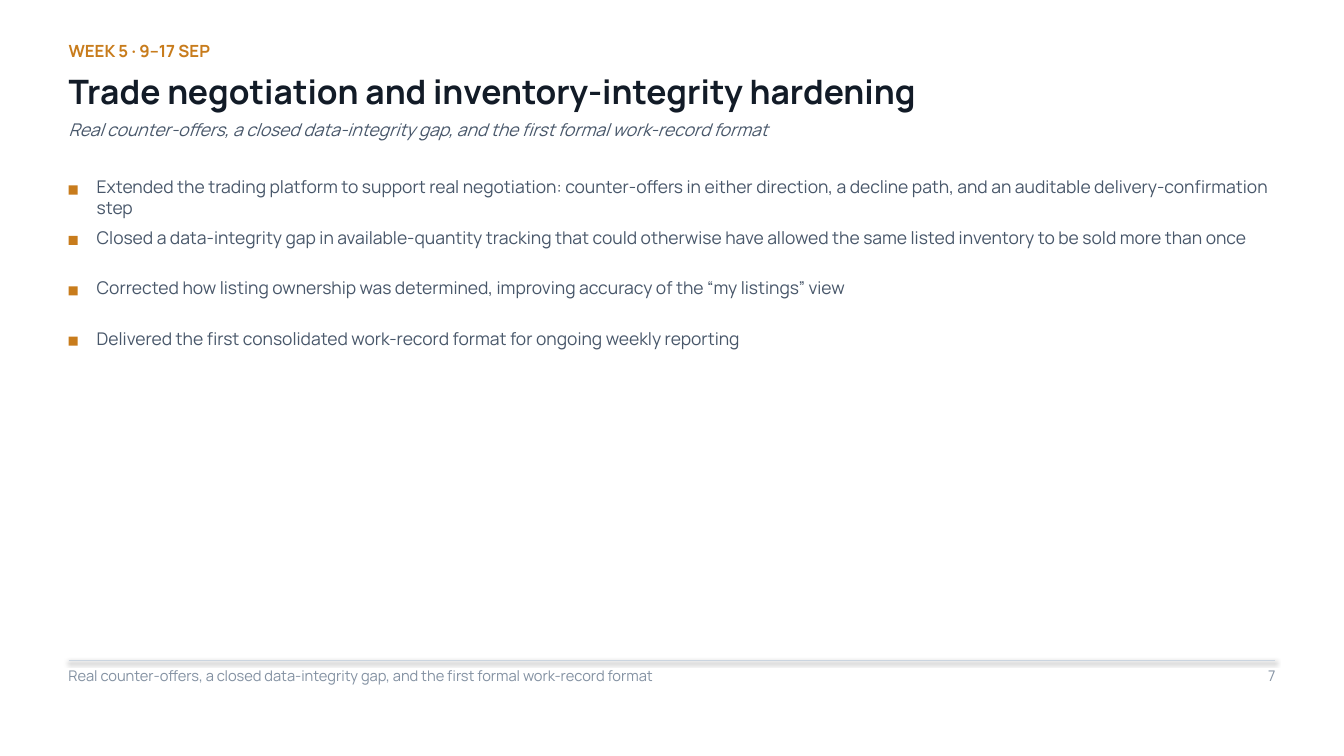
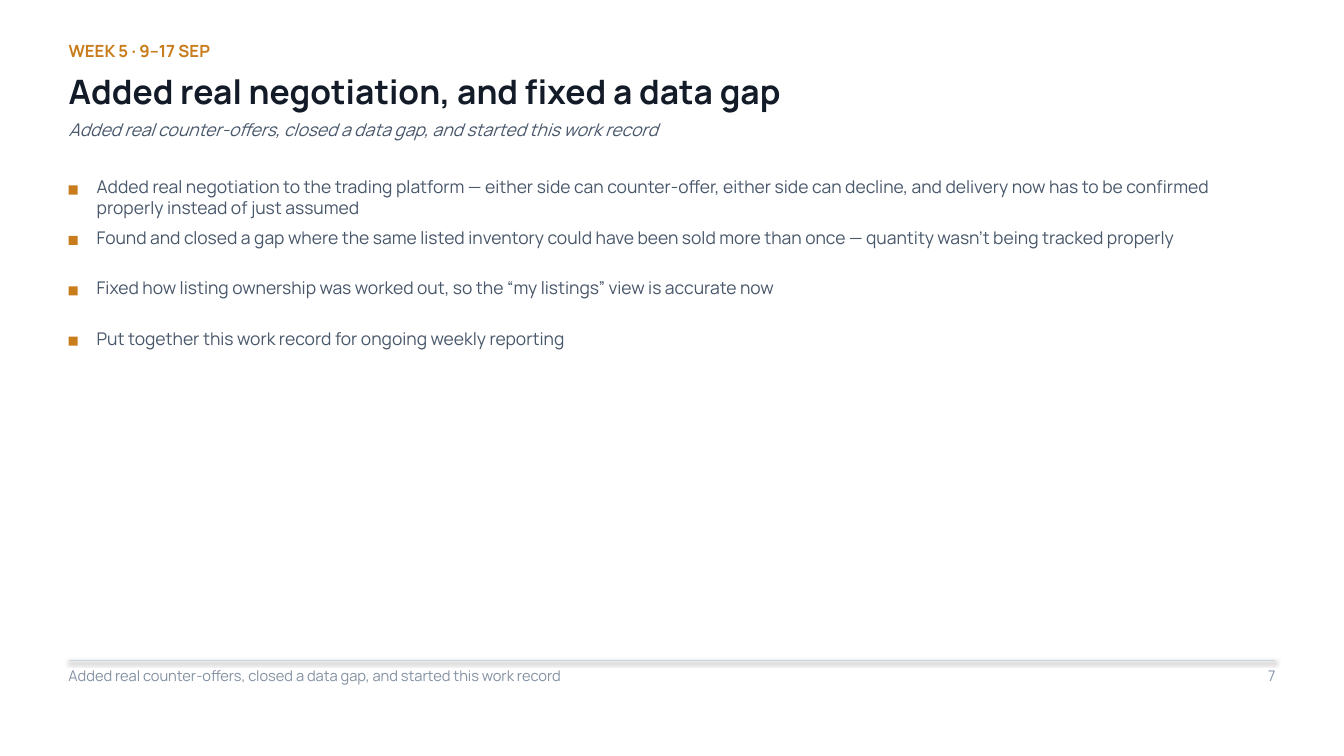
Before and after one commit to Sanjay-dev22/personal-deg, a slide deck: slide 7 of work-record/DEG-IES-Work-Record.pptx. Drawn at 1344x756 pixels with LibreOffice and Linux fonts; fonts in the diff are those of the drawing. Boxes give left, top, right and bottom in pixels: in the first picture for what was removed or moved away, otherwise in the second. Text is boxed around its words. In the diff, an @@ line names an element or a change of style, - is before the commit and + after.

```diff
--- a/work-record/DEG-IES-Work-Record.pptx
+++ b/work-record/DEG-IES-Work-Record.pptx
@@ text at bbox=[69, 79, 781, 113]: text changed @@
-Trade negotiation and inventory-integrity hardening
+Added real negotiation, and fixed a data gap
@@ text at bbox=[69, 123, 658, 141]: text changed @@
-Real counter-offers, a closed data-integrity gap, and the first formal work-record format
+Added real counter-offers, closed a data gap, and started this work record
@@ text at bbox=[97, 180, 1208, 218]: text changed @@
-Extended the trading platform to support real negotiation: counter-offers in either direction, a decline path, and an auditable delivery-confirmation step
+Added real negotiation to the trading platform — either side can counter-offer, either side can decline, and delivery now has to be confirmed properly instead of just assumed
@@ text at bbox=[97, 231, 1174, 249]: text changed @@
-Closed a data-integrity gap in available-quantity tracking that could otherwise have allowed the same listed inventory to be sold more than once
+Found and closed a gap where the same listed inventory could have been sold more than once — quantity wasn't being tracked properly
@@ text at bbox=[97, 281, 774, 299]: text changed @@
-Corrected how listing ownership was determined, improving accuracy of the “my listings” view
+Fixed how listing ownership was worked out, so the “my listings” view is accurate now
@@ text at bbox=[97, 332, 565, 350]: text changed @@
-Delivered the first consolidated work-record format for ongoing weekly reporting
+Put together this work record for ongoing weekly reporting
@@ text at bbox=[68, 670, 561, 685]: text changed @@
-Real counter-offers, a closed data-integrity gap, and the first formal work-record format
+Added real counter-offers, closed a data gap, and started this work record
```
Also in this commit, not shown: 13 other slides changed.
